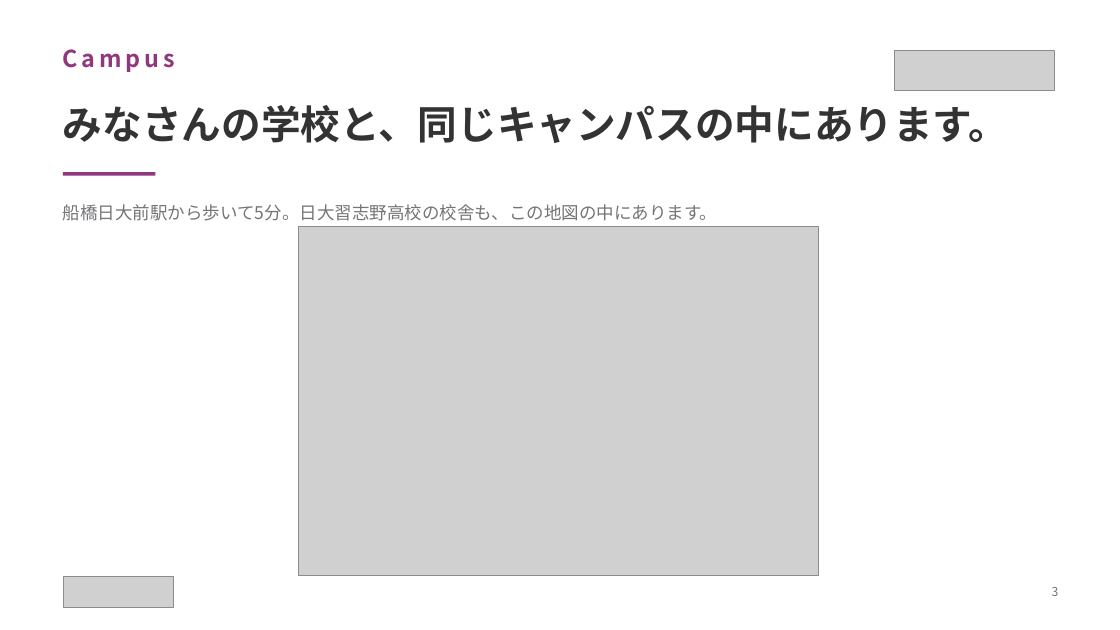
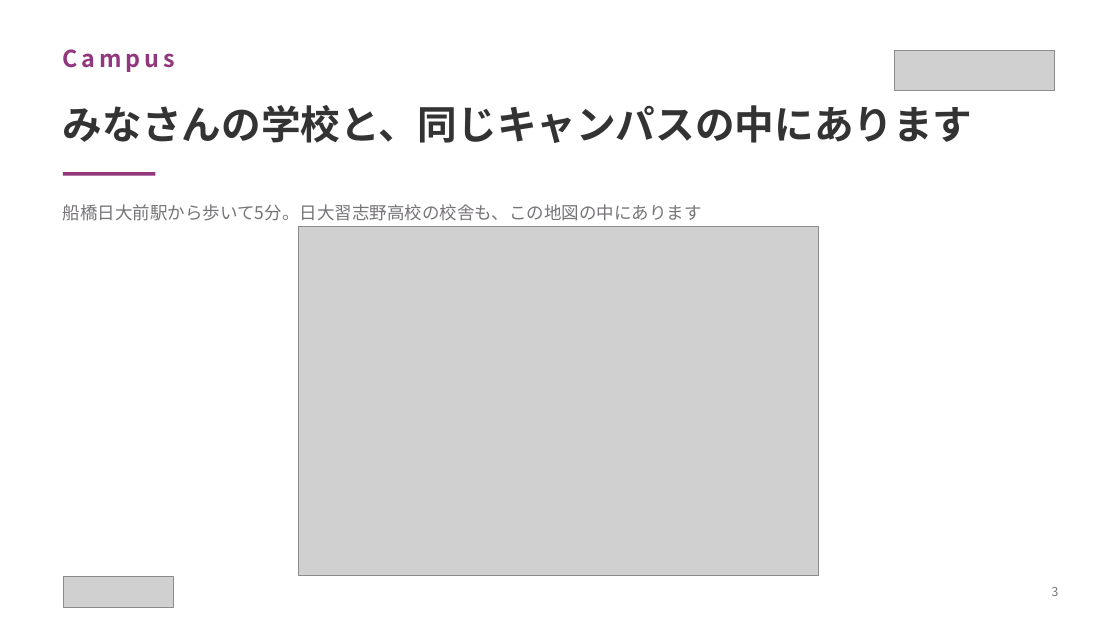
Before and after one commit to yutakaJssst/narashino-visit-1, a slide deck: slide 3 of slides/nichinara20260908.pptx. Drawn at 1120x630 pixels with LibreOffice and Linux fonts; fonts in the diff are those of the drawing; grey boxes stand for pictures. Boxes give left, top, right and bottom in pixels: in the first picture for what was removed or moved away, otherwise in the second. Text is boxed around its words. In the diff, an @@ line names an element or a change of style, - is before the commit and + after.

```diff
--- a/slides/nichinara20260908.pptx
+++ b/slides/nichinara20260908.pptx
@@ text at bbox=[63, 105, 973, 143]: text changed @@
-みなさんの学校と、同じキャンパスの中にあります。
+みなさんの学校と、同じキャンパスの中にあります
@@ text at bbox=[63, 204, 702, 221]: text changed @@
-船橋日大前駅から歩いて5分。日大習志野高校の校舎も、この地図の中にあります。
+船橋日大前駅から歩いて5分。日大習志野高校の校舎も、この地図の中にあります
```
Also in this commit, not shown: 15 other slides changed, 2 other files.
